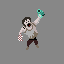
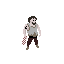
Layered file, before and after one edit (w=64, h=64). Changes by layer:
removed layer "Layer 2 copy 6" over <box>18,9,45,50</box>
showed "Layer 2" over <box>21,16,41,50</box>
removed layer "Layer 3" over <box>0,0,64,64</box>
